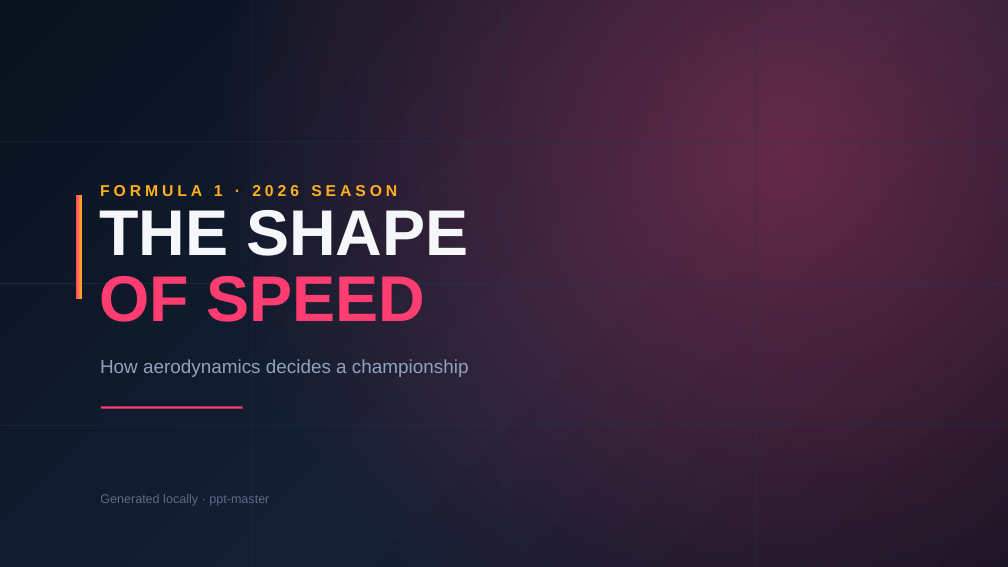
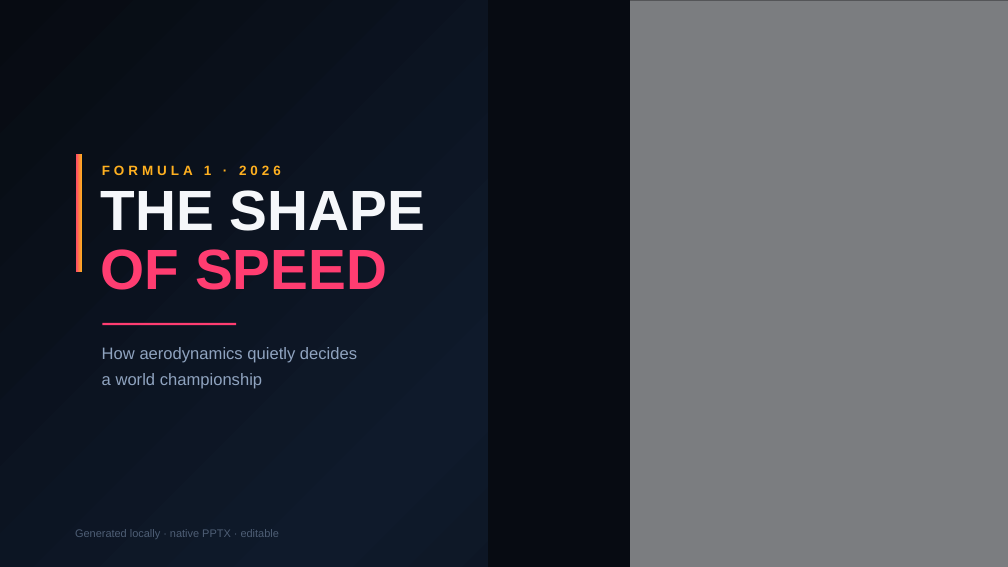
Before and after one commit to Kimfandogh7/Repo, a slide deck: slide 1 of edu-agent/artifacts/f1deck/f1deck.pptx. Drawn at 1008x567 pixels with LibreOffice and Linux fonts; fonts in the diff are those of the drawing; grey boxes stand for pictures. Boxes give left, top, right and bottom in pixels: in the first picture for what was removed or moved away, otherwise in the second. Text is boxed around its words. In the diff, an @@ line names an element or a change of style, - is before the commit and + after.

```diff
--- a/edu-agent/artifacts/f1deck/f1deck.pptx
+++ b/edu-agent/artifacts/f1deck/f1deck.pptx
@@ background gradient #0B1220 to #132033 to gradient #070B12 to #0F1A2B @@
@@ rectangle removed at (0, 0, 1008, 567) @@
@@ picture added at (488, 0, 1008, 567) @@
@@ rectangle added at (488, 0, 1008, 567), fill #070B12 at 42% opacity @@
@@ rectangle added at (488, 0, 631, 567), fill #070B12 @@
@@ group removed at (0, 0, 1008, 567): 6 freeform shapes @@
@@ rectangle: place and size @@
-rectangle at (76, 195, 82, 299)
+rectangle at (76, 154, 82, 272)
@@ text "THE SHAPE": place and size @@
-text "THE SHAPE" at (99, 210, 468, 256)
+text "THE SHAPE" at (101, 190, 425, 231)
@@ text "THE SHAPE" at (101, 190, 425, 231): size 61.5 to 54 pt @@
@@ text at (102, 165, 281, 175): text changed; size 15 to 12.8 pt @@
-FORMULA 1 · 2026 SEASON
+FORMULA 1 · 2026
@@ text "OF SPEED" at (101, 249, 387, 290): size 61.5 to 54 pt @@
@@ text "OF SPEED": place and size @@
-text "OF SPEED" at (99, 276, 426, 322)
+text "OF SPEED" at (101, 249, 387, 290)
@@ rectangle: place and size @@
-rectangle at (101, 407, 243, 409)
+rectangle at (102, 323, 236, 325)
@@ text at (102, 347, 357, 363): text changed; size 18 to 15.8 pt @@
-How aerodynamics decides a championship
+How aerodynamics quietly decides
@@ text added at (102, 373, 262, 389), 15.8 pt, text #8FA3BF @@
+a world championship
@@ text at (75, 529, 279, 539): text changed; size 12 to 10.5 pt; text colour #5A6B85 to #4E5E75 @@
-Generated locally · ppt-master
+Generated locally · native PPTX · editable
```
Also in this commit, not shown: 1 other slide changed, 3 slides added, 2 slides removed, 9 other files.
